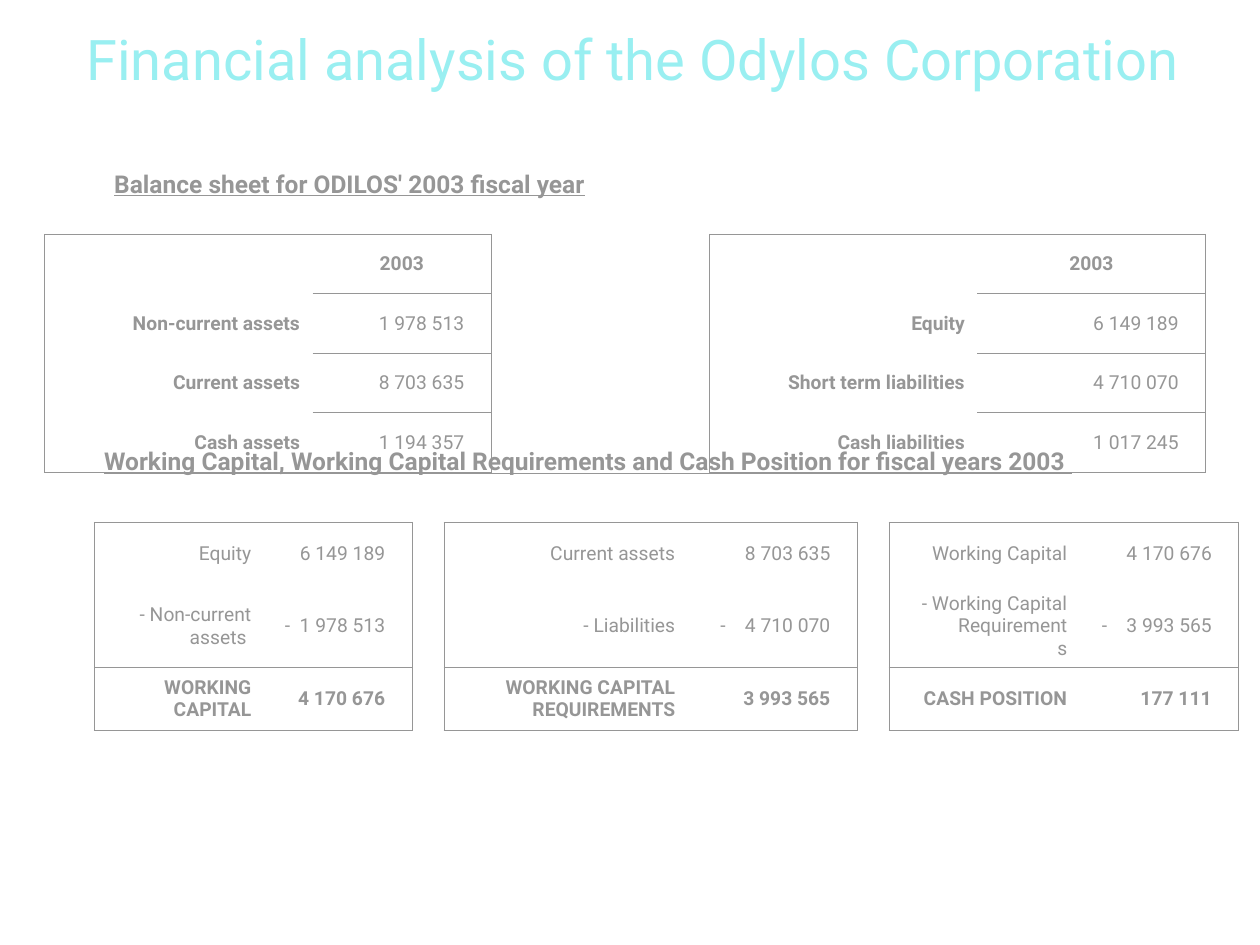
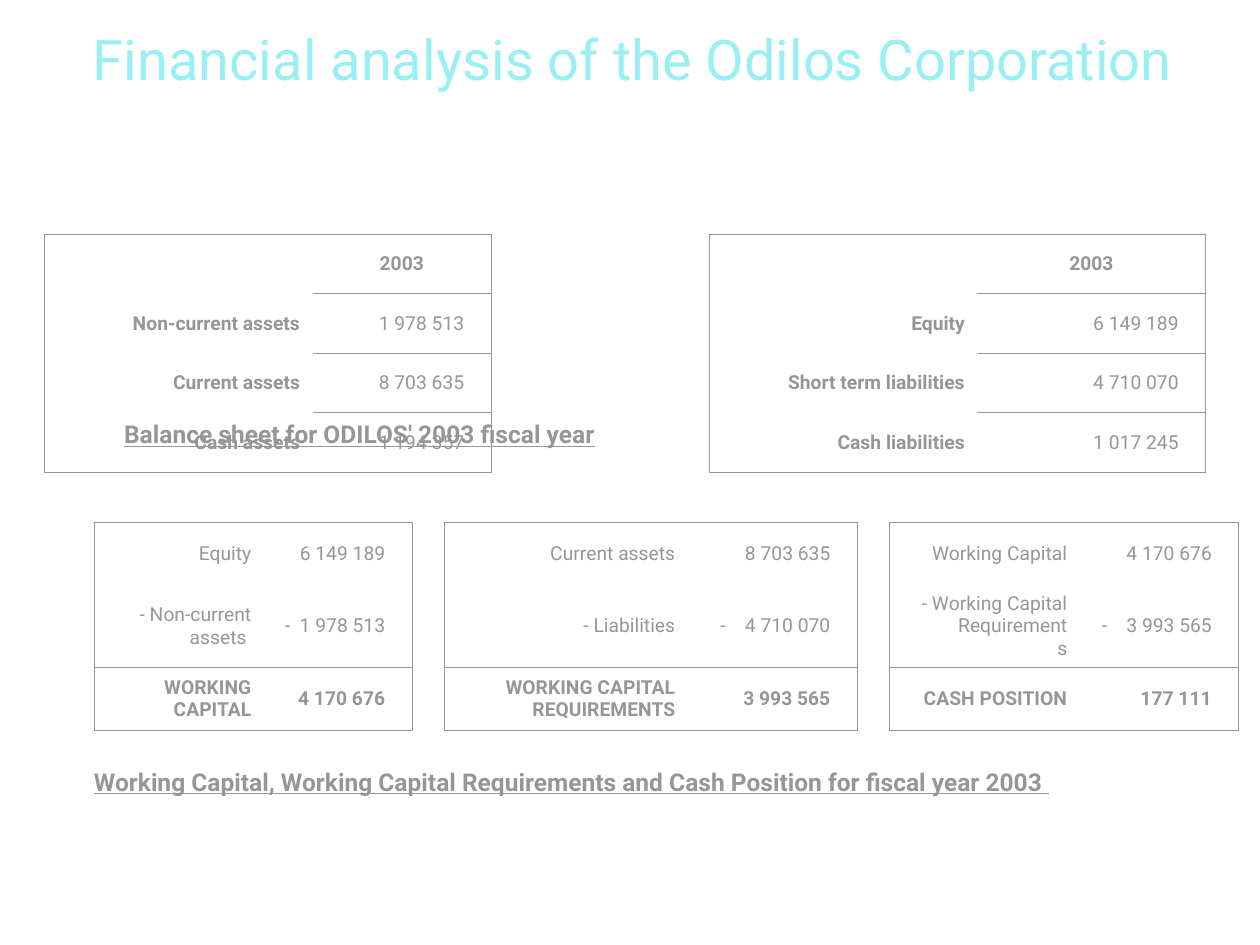
Before and after one commit to pngames/pavillon-noir, a slide deck: slide 17 of .others/tertiaire/tertiaire_finance.ppt. Drawn at 1260x945 pixels with LibreOffice and Linux fonts; fonts in the diff are those of the drawing; background and template pictures are left out. Boxes give left, top, right and bottom in pixels: in the first picture for what was removed or moved away, otherwise in the second. Text is boxed around its words. In the diff, an @@ line names an element or a change of style, - is before the commit and + after.

```diff
--- a/.others/tertiaire/tertiaire_finance.ppt
+++ b/.others/tertiaire/tertiaire_finance.ppt
@@ title at (x1=93, y1=37, x2=1172, y2=92): text changed @@
-Financial analysis of the Odylos Corporation
+Financial analysis of the Odilos Corporation
@@ text "Balance sheet for ODILOS' 2003 ..." rewrapped from (x1=114, y1=174, x2=585, y2=198) to (x1=124, y1=421, x2=595, y2=449) @@
@@ text at (x1=94, y1=772, x2=1042, y2=796): text changed @@
-Working Capital, Working Capital Requirements and Cash Position for fiscal years 2003
+Working Capital, Working Capital Requirements and Cash Position for fiscal year 2003
```
Also in this commit, not shown: 9 other slides changed.
